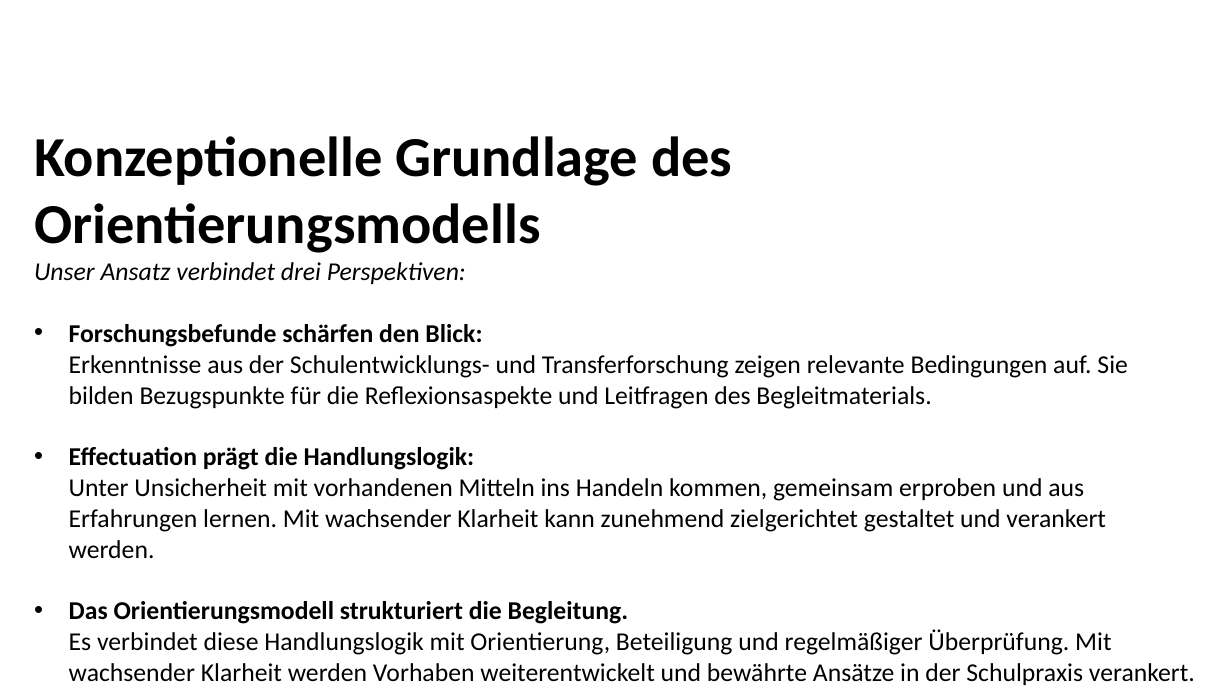
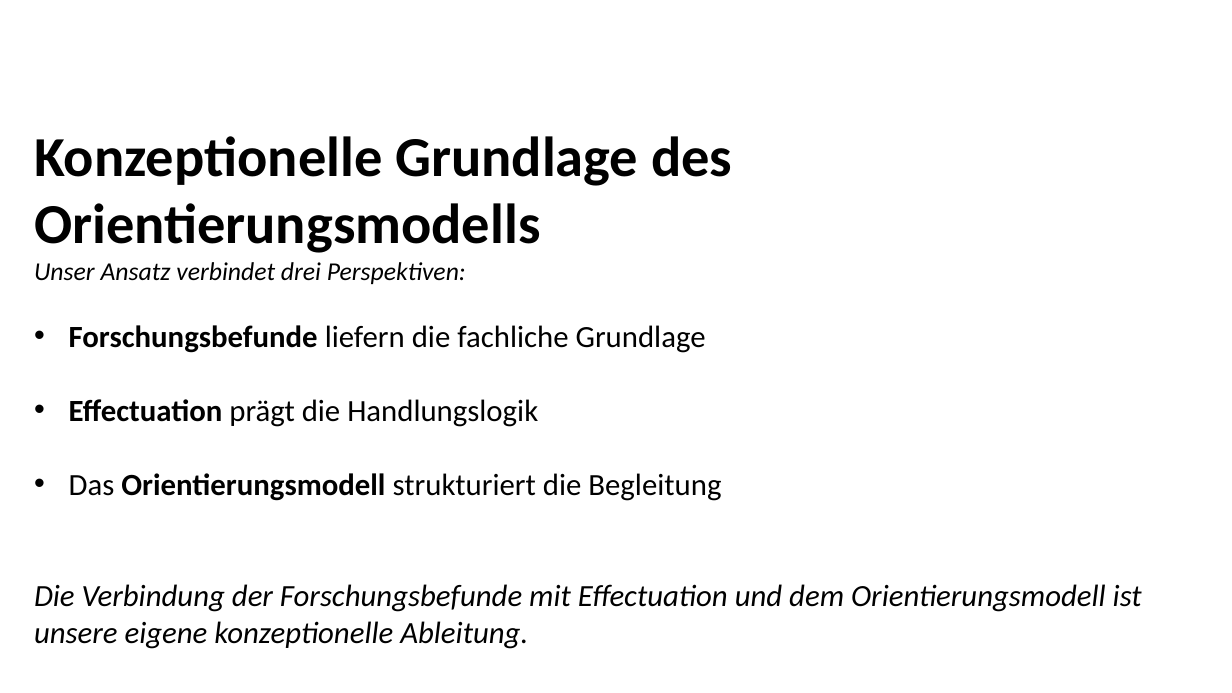
Before and after one commit to chrheckl-ai/orientierungsmodell-schulentwicklung, a slide deck: slide 3 of Orientierungsmodell_Praesentation.pptx. Drawn at 1232x693 pixels with LibreOffice and Linux fonts; fonts in the diff are those of the drawing; background and template pictures are left out. Boxes give left, top, right and bottom in pixels: in the first picture for what was removed or moved away, otherwise in the second. Text is boxed around its words. In the diff, an @@ line names an element or a change of style, - is before the commit and + after.

```diff
--- a/Orientierungsmodell_Praesentation.pptx
+++ b/Orientierungsmodell_Praesentation.pptx
@@ text at box(69, 325, 721, 501): text changed; size 20 to 24 pt @@
-• Forschungsbefunde schärfen den Blick:
-  Erkenntnisse aus der Schulentwicklungs- und Transferforschung zeigen relevante Bedingungen auf. Sie bilden Bezugspunkte für die Reflexionsaspekte und Leitfragen des Begleitmaterials.
-• Effectuation prägt die Handlungslogik:
-  Unter Unsicherheit mit vorhandenen Mitteln ins Handeln kommen, gemeinsam erproben und aus Erfahrungen lernen. Mit wachsender Klarheit kann zunehmend zielgerichtet gestaltet und verankert werden.
-• Das Orientierungsmodell strukturiert die Begleitung.
-  Es verbindet diese Handlungslogik mit Orientierung, Beteiligung und regelmäßiger Überprüfung. Mit wachsender Klarheit werden Vorhaben weiterentwickelt und bewährte Ansätze in der Schulpraxis verankert.
+• Forschungsbefunde liefern die fachliche Grundlage
+• Effectuation prägt die Handlungslogik
+• Das Orientierungsmodell strukturiert die Begleitung
@@ text at box(34, 584, 1142, 649): size 16 to 24 pt in "Die Verbindung der Forschungsbefunde mit Effectuation und ..." @@
```
Also in this commit, not shown: 5 other slides changed, 8 slides added, 9 slides removed, 1 other file.
